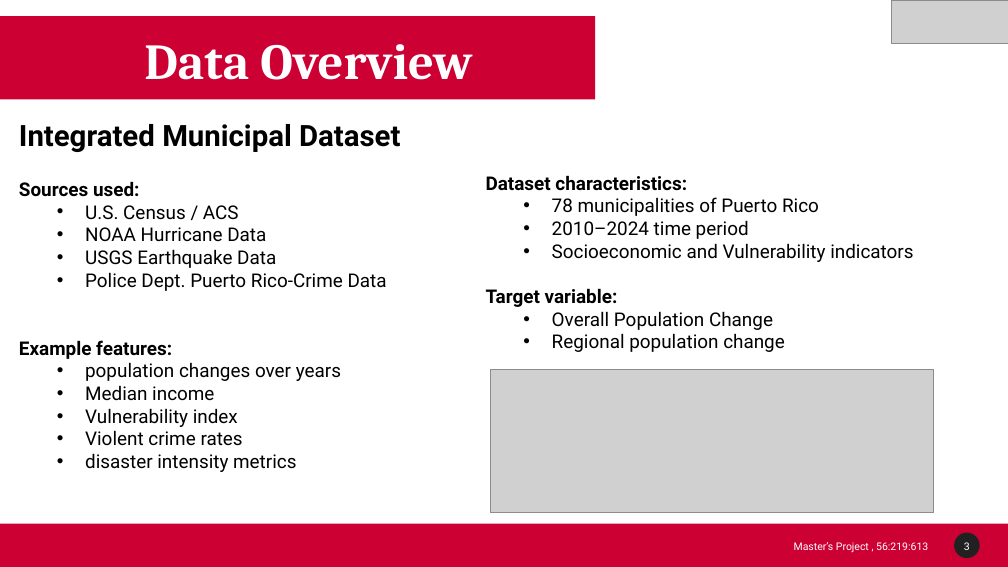
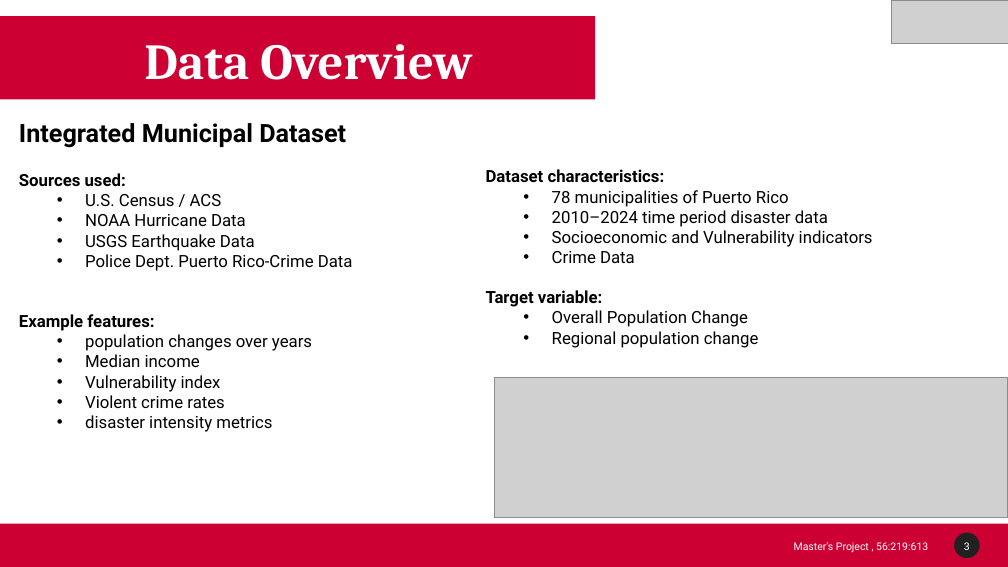
Before and after one commit to Venettov/CAPSTONE_DATA_SCIENCE_RIVERARUIZ, a slide deck: slide 4 of project_reports/Final Presentation/Final_Presentation_Riveraruiz.pptx. Drawn at 1008x567 pixels with LibreOffice and Linux fonts; fonts in the diff are those of the drawing; grey boxes stand for pictures; background and template pictures are left out. Boxes give left, top, right and bottom in pixels: in the first picture for what was removed or moved away, otherwise in the second. Text is boxed around its words. In the diff, an @@ line names an element or a change of style, - is before the commit and + after.

```diff
--- a/project_reports/Final Presentation/Final_Presentation_Riveraruiz.pptx
+++ b/project_reports/Final Presentation/Final_Presentation_Riveraruiz.pptx
@@ text "Integrated Municipal Dataset" at bbox=[19, 123, 353, 432]: size 28 to 24 pt in "Integrated Municipal Dataset"; size 18 to 16 pt in "Sources used:", "U.S. Census / ACS", "NOAA Hurricane Data", "USGS Earthquake Data" and 7 more places @@
@@ text at bbox=[486, 169, 873, 348]: size 18 to 16 pt in "Dataset characteristics:", "78 municipalities of Puerto Rico", "Socioeconomic and Vulnerability indicators", "Target variable:" and 2 more places @@
@@ text at bbox=[552, 210, 828, 227]: text changed; size 18 to 16 pt @@
-  • 2010–2024 time period
+  • 2010–2024 time period disaster data
@@ text at bbox=[552, 251, 635, 263]: paragraph added @@
+  • Crime Data
@@ picture: place and size @@
-picture at bbox=[491, 370, 935, 513]
+picture at bbox=[495, 377, 1007, 518]
```
Also in this commit, not shown: 2 other files.
